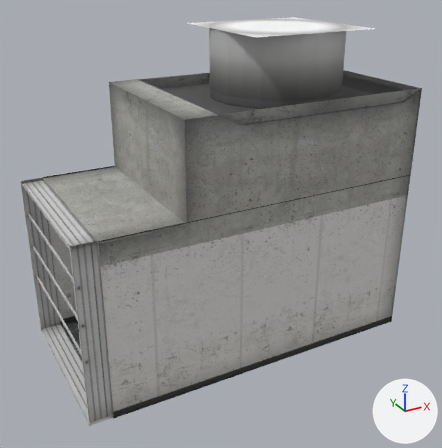
One commit to the OBJ model packages/p1pbr/assets/models/obroom_128.obj: the scene before it, then after it.
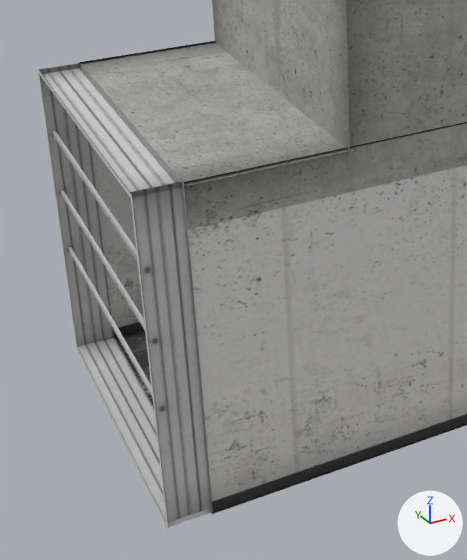
Each version is shown whole from a camera (50 mm lens) standing at (-1.17, -5.84, 3.33) and looking at (1.97, -0.13, 0.48), then close up on the part from 0% to 56% of the width and 32% to 99% of the height. Arrows for +X, +Y and +Z are at lower right; the lights stay in place. The older version's two pictures come first. Where no turn or scale is listed for an object, it has been applied to the vertices.

In view in the first close-up: 'obroom_128_2.mdl/obroom_128_2.smd'.
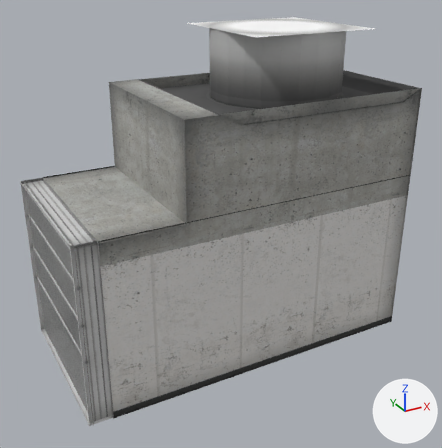
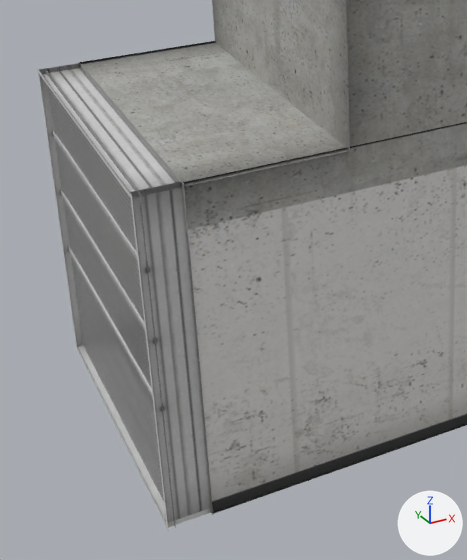
Commit message: update obroom editor models

Location of each change, [x1, y1, x2, y2] in pixels of the close-ups (467 x 560 px):
'refract01_dx8.001', added: after [44, 67, 176, 528]

The change in detail:
Picture 'refract01_dx8.png' (img_refract01_dx8_png) is new.
Material 'refract01_dx8' (mat_refract01_dx8) is new.
Uses the picture img_refract01_dx8_png.
Mesh me_refract01_dx8_001 is new.
It has 4 vertices, 2 faces and spans x 0.04, y -1.0..1.0, z -1.0..1.0.
It uses material mat_refract01_dx8.
Object 'refract01_dx8.001' (ob_refract01_dx8_001) is new; it shows me_refract01_dx8_001.
Its location is (0.0, 0.0, 0.0).
